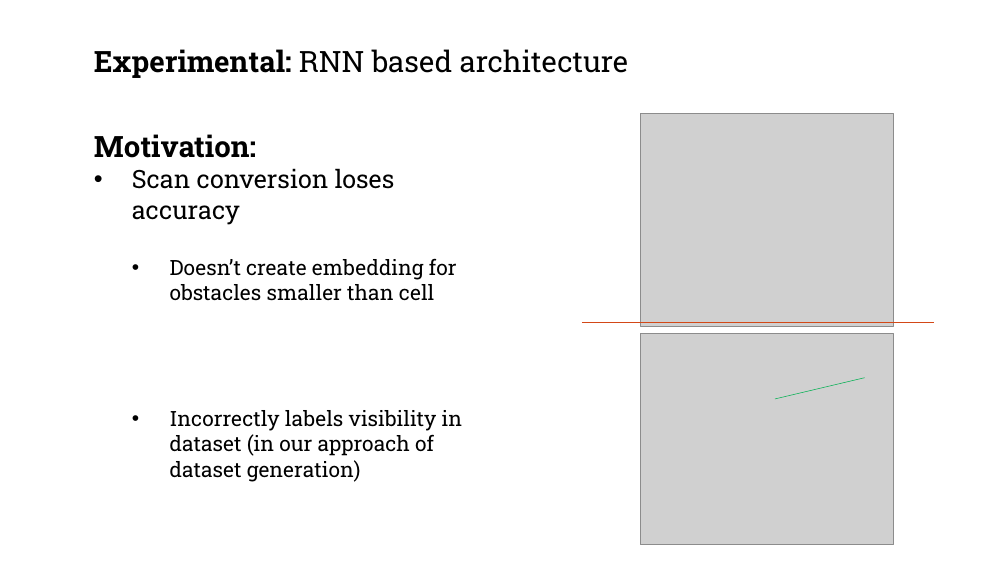
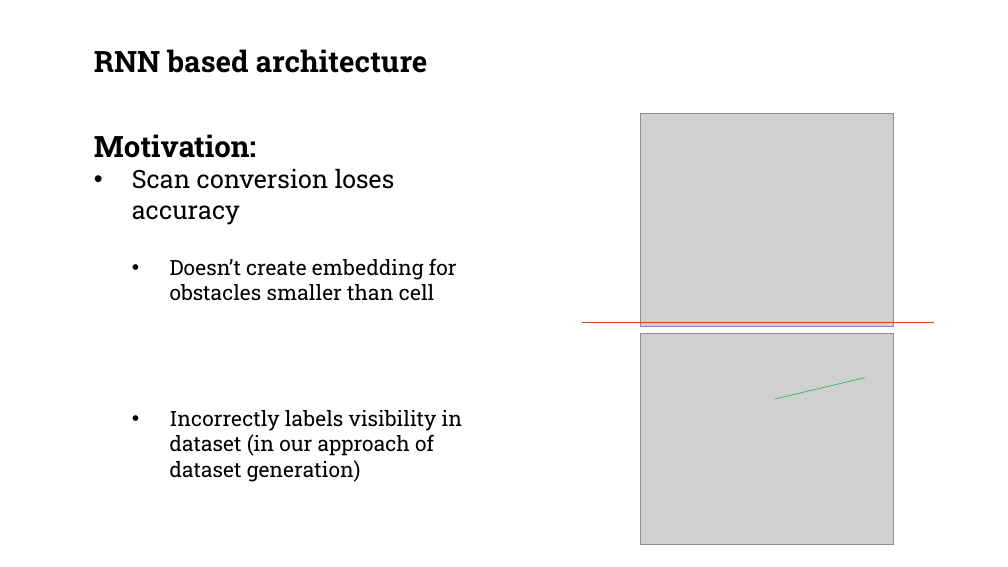
Before and after one commit to zulkarnaim618/Visibility-Learning, a slide deck: slide 4 of Presentation Slides/Visibility Learning - RNN.pptx. Drawn at 1008x567 pixels with LibreOffice and Linux fonts; fonts in the diff are those of the drawing; grey boxes stand for pictures; background and template pictures are left out. Boxes give left, top, right and bottom in pixels: in the first picture for what was removed or moved away, otherwise in the second. Text is boxed around its words. In the diff, an @@ line names an element or a change of style, - is before the commit and + after.

Commit message:
added rnn experiment results

```diff
--- a/Presentation Slides/Visibility Learning - RNN.pptx
+++ b/Presentation Slides/Visibility Learning - RNN.pptx
@@ text at [94, 49, 428, 73]: text changed; bold on @@
-Experimental: RNN based architecture
+RNN based architecture
```
Also in this commit, not shown: 3 other slides changed, 1 slide added, 3 other files.
